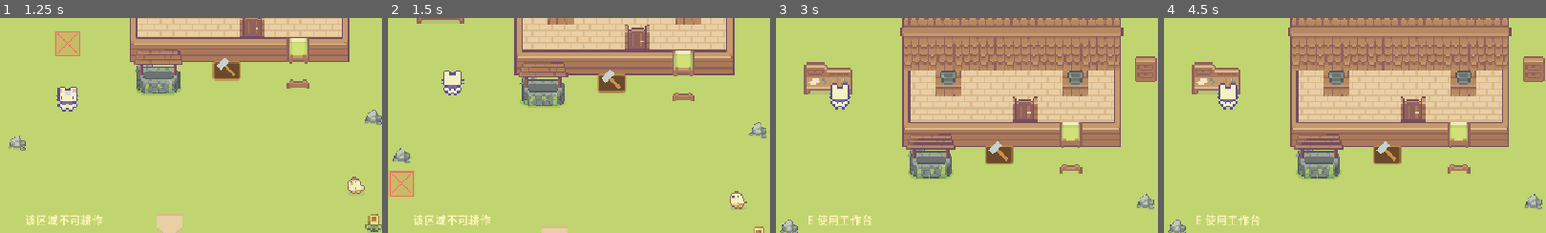
Above: before the commit, frames 1-4 (left to right).
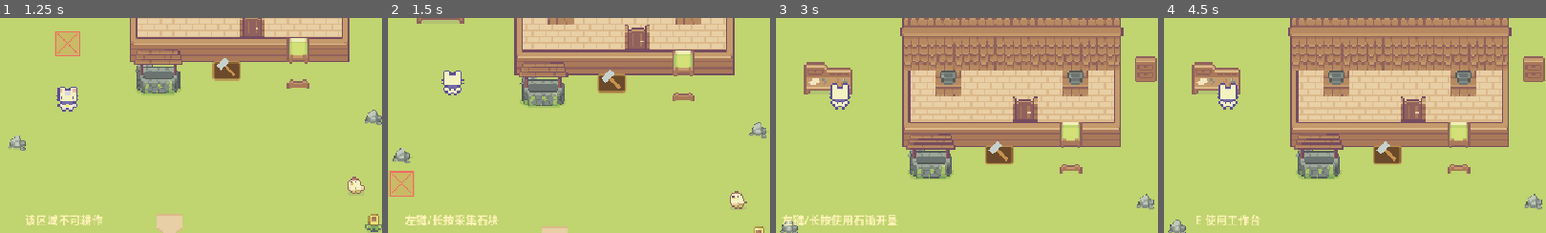
Above: after the commit, the same moments.

Repository: fanfanhappy/zombie-farm-survival
Game: Godot game, scene res://scenes/ui/main_menu.tscn
Two runs of this game, one before a commit and one after it. Both use one fixed random seed, a clock stepped at 60 frames per second and the inputs below.
Inputs (mouse positions are % of the whole screen's width and height, from its top left):
- Up to frame 1 (1.25 s): click "开始新游戏" at 0.5 s
- Up to frame 2 (1.5 s): move the mouse to (45, 70) at 1.27 s; hold W (move_up) from 1.28 s (still down); hold X (dismantle_structure) from 1.28 s (still down); click (45, 70) at 1.42 s
- Up to frame 3 (3 s): release W (move_up) at 2 s; release X (dismantle_structure) at 2 s; drag from (80, 65) to (45, 70) at 2.02 s; click "×1" at 2.75 s
- Up to frame 4 (4.5 s): click "×1" at 3.5 s; click "×1" at 4.25 s
The pictures show only the part of the screen within x 42-92%, y 34-84%; the shares and areas given below are measured in that part.

Frame 1 is identical in both runs. In frame 2, 0.7% of the frame differs, in the area x 4-29%, y 91-97%; in frame 3, 0.8%, in the area x 2-32%, y 91-97%; in frame 4, nothing differs.

Commit message:
修复农田边缘点击误触发攻击

Diff:
--- a/scripts/core/game_controller.gd
+++ b/scripts/core/game_controller.gd
@@ -294,6 +294,13 @@
 		return
 	var target := _nearest_mouse_target(mouse_world_position)
 	if target:
+		var target_reach := 70.0 if target is Zombie else 64.0
+		if target is FarmPlot and player.world_settings != null:
+			target_reach = float(player.world_settings.farming_reach)
+		if player.global_position.distance_to(target.global_position) > target_reach:
+			show_message("目标太远，靠近后再操作")
+			mouse_action_cooldown = 0.35
+			return
 		if target is Zombie:
 			if player.try_mouse_attack(target.global_position): mouse_action_cooldown = player.attack_cooldown
 			else: mouse_action_cooldown = 0.1
--- a/scripts/systems/interaction/world_targeting_service.gd
+++ b/scripts/systems/interaction/world_targeting_service.gd
@@ -9,13 +9,13 @@
 		var target := node as Node2D
 		var cursor_distance := mouse_world_position.distance_to(target.global_position)
 		var selection_radius := FarmPlot.CELL_SIZE * 0.5 if target is FarmPlot else nearest_cursor_distance
-		if cursor_distance <= selection_radius and cursor_distance < nearest_cursor_distance and game.player.global_position.distance_to(target.global_position) <= 64.0:
+		if cursor_distance <= selection_radius and cursor_distance < nearest_cursor_distance:
 			nearest = target
 			nearest_cursor_distance = cursor_distance
 	for node in game.get_tree().get_nodes_in_group("zombies"):
 		var zombie := node as Zombie
 		var cursor_distance := mouse_world_position.distance_to(zombie.global_position)
-		if cursor_distance < nearest_cursor_distance and game.player.global_position.distance_to(zombie.global_position) <= 70.0:
+		if cursor_distance < nearest_cursor_distance:
 			nearest = zombie
 			nearest_cursor_distance = cursor_distance
 	return nearest
--- a/tests/farming_loop_test.gd
+++ b/tests/farming_loop_test.gd
@@ -13,8 +13,16 @@
 	var initial_potato_amount: int = game.inventory.get_amount("potato")
 	var initial_experience: int = game.player.experience
 
+	# 指向超出交互距离的农田只显示提示，不会误触发空挥攻击和体力消耗。
+	assert(game.inventory_ui.activate_hotbar_slot(2))
+	game.player.global_position = plot.global_position + Vector2(70.0, 0.0)
+	var stamina_before_out_of_range: float = game.player.stamina
+	game._try_mouse_world_action(plot.global_position)
+	assert(plot.state == FarmPlot.PlotState.EMPTY)
+	assert(game.player.stamina == stamina_before_out_of_range)
+	game.player.global_position = plot.global_position + Vector2(32.0, 0.0)
+
 	# 开垦。
-	assert(game.inventory_ui.activate_hotbar_slot(2))
 	assert(plot.can_interact(game))
 	plot.interact(game)
 	assert(plot.state == FarmPlot.PlotState.TILLED)
